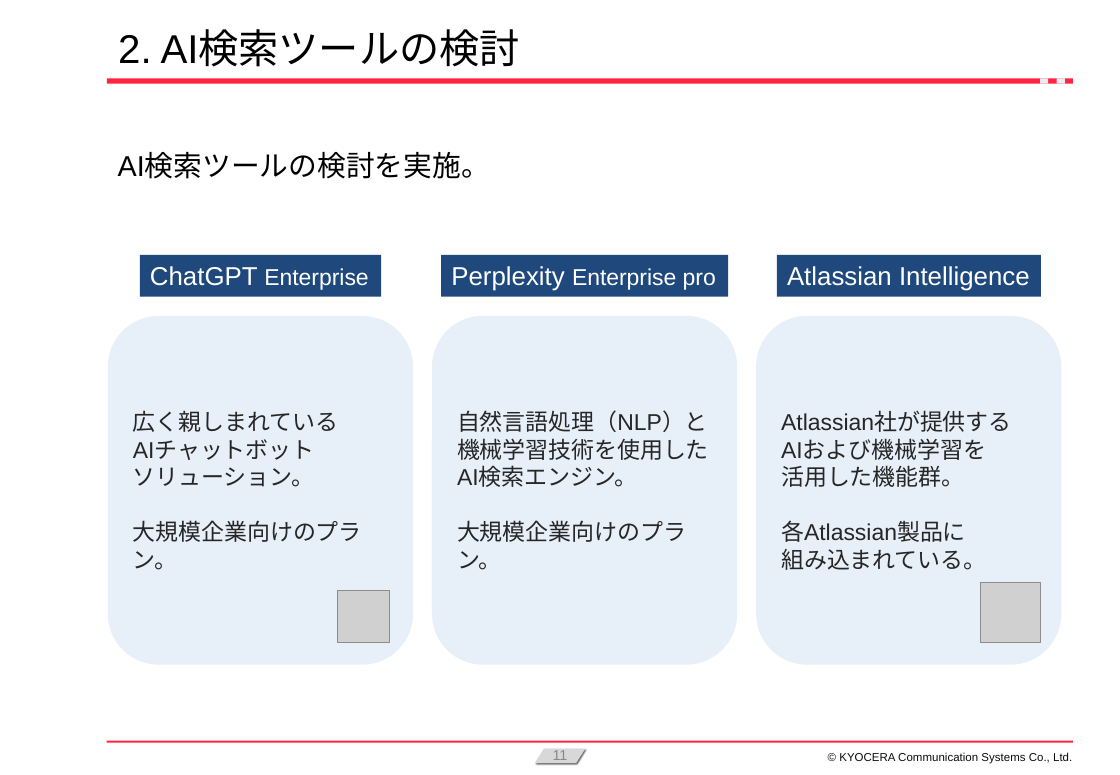
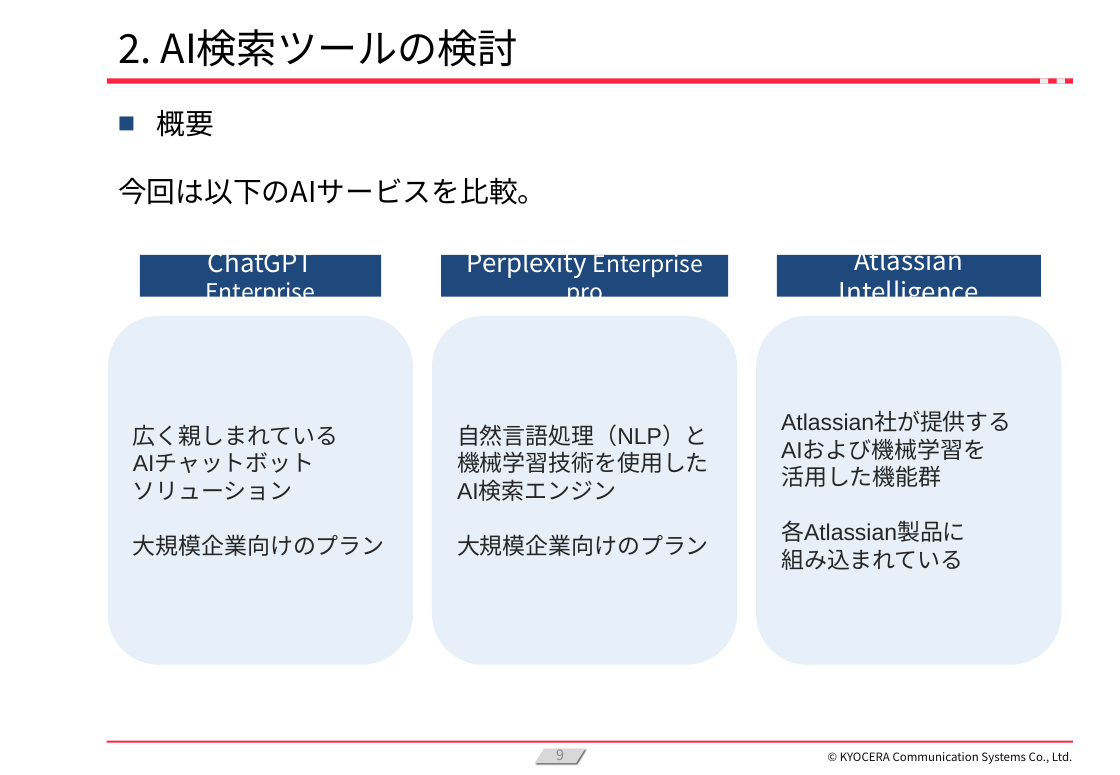
Before and after one commit to KanataOsako/SCSA, a slide deck: slide 9 of src/研究レポート/業務改善【大迫かなた】2024年予選会資料_最新.pptx (slide 11 before the commit). Drawn at 1120x775 pixels with LibreOffice and Linux fonts; fonts in the diff are those of the drawing; grey boxes stand for pictures; background and template pictures are left out. Boxes give left, top, right and bottom in pixels: in the first picture for what was removed or moved away, otherwise in the second. Text is boxed around its words. In the diff, an @@ line names an element or a change of style, - is before the commit and + after.

```diff
--- a/src/研究レポート/業務改善【大迫かなた】2024年予選会資料_最新.pptx
+++ b/src/研究レポート/業務改善【大迫かなた】2024年予選会資料_最新.pptx
@@ title "2. AI検索ツールの検討" at (118,29,518,67): font Arial to Noto Sans CJK JP @@
@@ text added at (157,110,214,137), 20 pt, text #000000 @@
+■ 概要
@@ text removed at (118,153,490,179) @@
-AI検索ツールの検討を実施。
@@ text added at (118,177,547,205), 20 pt, text #000000 @@
+今回は以下のAIサービスを比較。
@@ font Arial to Noto Sans CJK JP; alignment left to centre; vertical alignment top to middle in 3 elements at (140,255,381,297), (442,255,729,297), (777,255,1040,297) @@
@@ text in rounded rectangle at (457,451,709,556): text changed @@
-機械学習技術を使用したAI検索エンジン。
-大規模企業向けのプラン。
+機械学習技術を使用したAI検索エンジン
+大規模企業向けのプラン
@@ text in rounded rectangle at (781,465,941,487): text changed @@
-活用した機能群。
+活用した機能群
@@ text in rounded rectangle at (133,481,385,556): text changed @@
-ソリューション。
-大規模企業向けのプラン。
+ソリューション
+大規模企業向けのプラン
@@ text in rounded rectangle at (781,549,963,570): text changed @@
-組み込まれている。
+組み込まれている
@@ picture removed at (337,592,390,644) @@
@@ picture removed at (980,582,1041,643) @@
@@ page number at (556,749,564,764): text changed; font Arial to Noto Sans CJK JP @@
-11
+9
@@ text "© KYOCERA Communication Systems Co., ..." at (840,752,1073,764): font Arial to Noto Sans CJK JP @@
```
Also in this commit, not shown: 26 other slides changed, 7 slides added, 5 slides removed.
